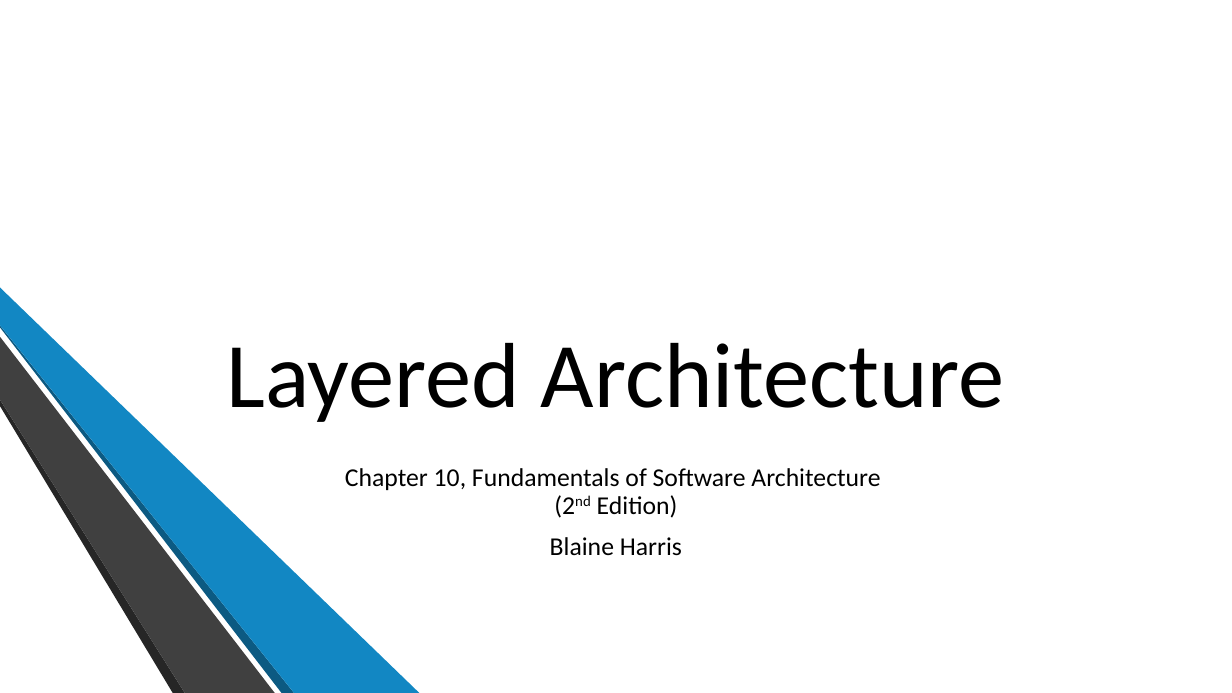
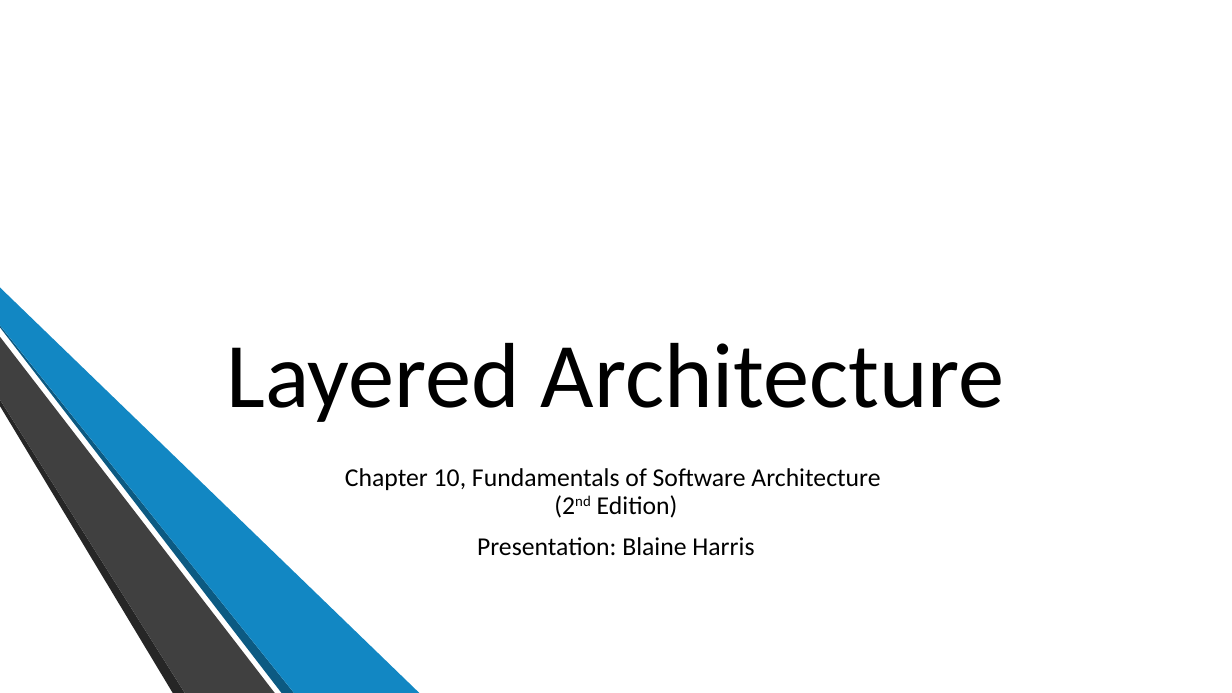
Before and after one commit to bwharris1125/CS7319_Homework3, a slide deck: slide 1 of presentations/Chapter_10-Layered_Arch.pptx. Drawn at 1232x693 pixels with LibreOffice and Linux fonts; fonts in the diff are those of the drawing; background and template pictures are left out. Boxes give left, top, right and bottom in pixels: in the first picture for what was removed or moved away, otherwise in the second. Text is boxed around its words. In the diff, an @@ line names an element or a change of style, - is before the commit and + after.

```diff
--- a/presentations/Chapter_10-Layered_Arch.pptx
+++ b/presentations/Chapter_10-Layered_Arch.pptx
@@ subtitle at (x1=477, y1=537, x2=754, y2=556): text changed @@
-Blaine Harris
+Presentation: Blaine Harris
```
Also in this commit, not shown: 4 other slides changed.
